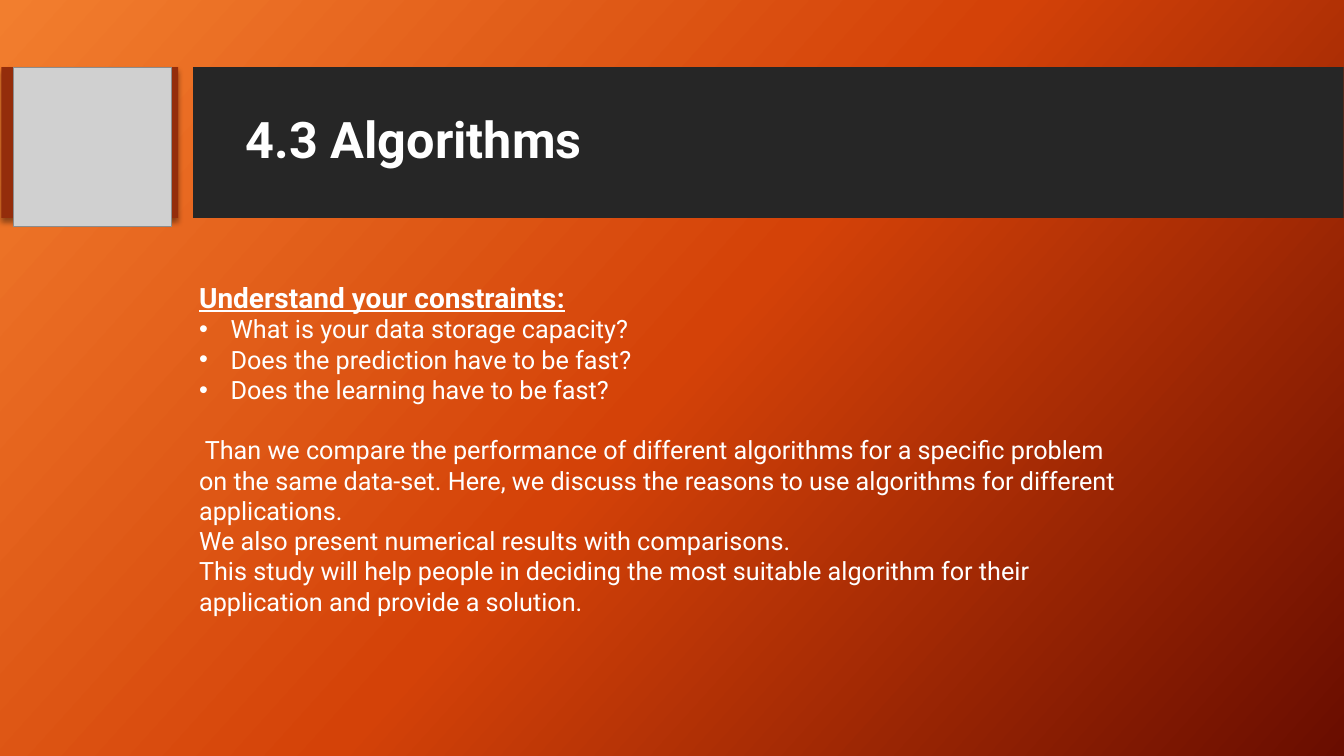
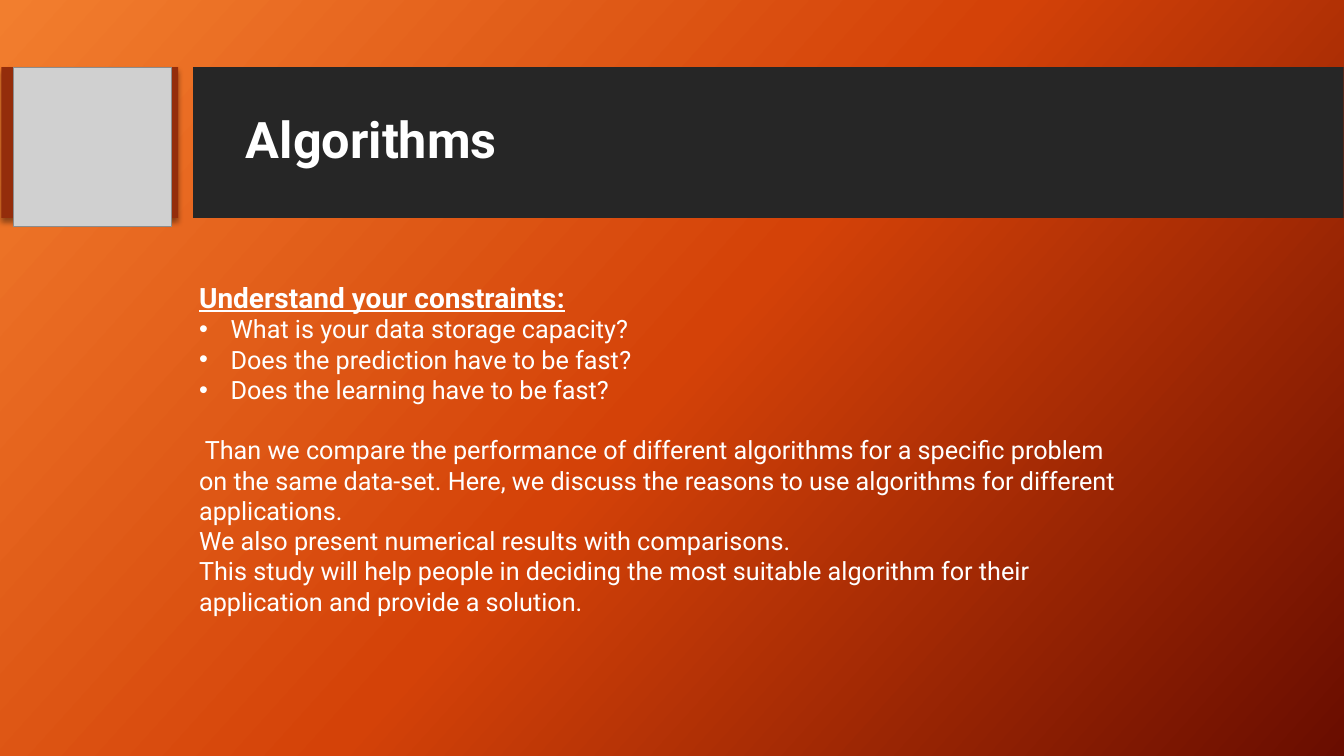
Before and after one commit to ItProject1920/data-science-project, a slide deck: slide 13 of Project Review FINAL.pptx. Drawn at 1344x756 pixels with LibreOffice and Linux fonts; fonts in the diff are those of the drawing; grey boxes stand for pictures; background and template pictures are left out. Boxes give left, top, right and bottom in pixels: in the first picture for what was removed or moved away, otherwise in the second. Text is boxed around its words. In the diff, an @@ line names an element or a change of style, - is before the commit and + after.

```diff
--- a/Project Review FINAL.pptx
+++ b/Project Review FINAL.pptx
@@ title at (x1=246, y1=120, x2=497, y2=169): text changed @@
-4.3 Algorithms
+Algorithms
```
Also in this commit, not shown: 14 other slides changed, 1 slide added, 1 slide removed.
